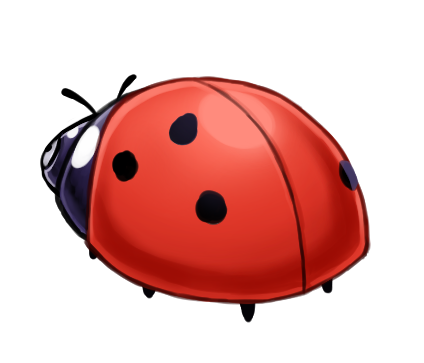
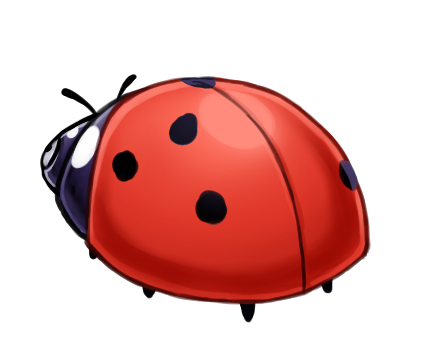
Two versions of the same layered image (w=424, h=363). Layer-by-layer changes:
painted on "body" over [180, 76, 216, 89]
